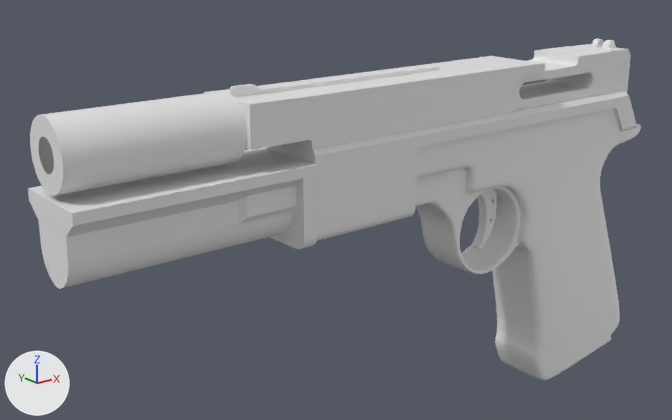
The Blender file ppn8/ppn8.blend: old version first, new version second.
The view is the same before and after, from a 50 mm camera at (-2.17, -2.45, 1.97) aimed at (-0.05, 0.2, 0.91). Arrows for +X, +Y and +Z are at lower left; the lights stay in place.

Names of what the first picture shows: 'death_toggle', 'frame_lower', 'frame_upper', 'grip', 'noise_cancellation', 'suppression_barrel', 'trigger_guard'.
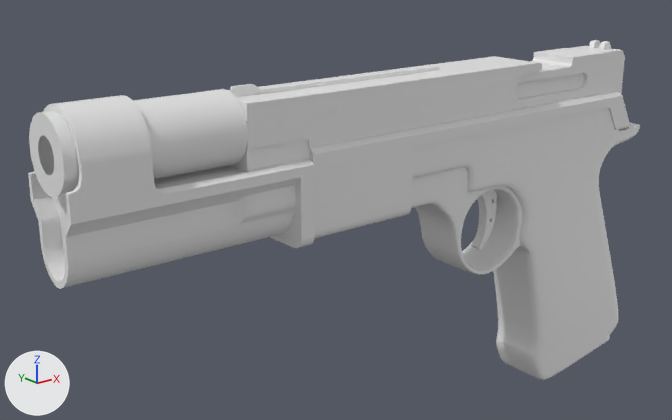
The change, as a diff of the scene's bpy script:
```diff
--- a/ppn8/ppn8.blend.py
+++ b/ppn8/ppn8.blend.py
@@ me_cube_004 @@
 # used by ob_noise_cancellation; location = (-1.093, 0.0, 1.097); scale = (0.182, 0.234, 0.182)
-me_cube_004.from_pydata(...)  # 77 vertices, 67 faces, 1 loose edge; spans x -0.78..3.76, y -0.66..0.0, z -0.93..0.64
+me_cube_004.from_pydata(...)  # 217 vertices, 193 faces, 2 loose edges; spans x -0.78..3.96, y -0.6..0.0, z -0.93..2.12
+# me_cube_004 part 1: 37 vertices moved from x 2.41..3.76, y -0.66..-0.49, z -0.93..0.64 to x 2.41..3.96, y -0.6..0.0, z -0.93..1.53; 16 vertices removed from x -0.78..3.76, y -0.66..0.0, z -0.24..0.64; 156 vertices added at x -0.78..3.96, y -0.6..0.0, z -0.82..2.12
@@ me_cube_006 @@
+me_cube_006.from_pydata([(-1.0, -1.0, 0.56), (-1.0, -1.0, 0.98), (1.0, -1.0, 0.56), (1.0, -1.0, 0.98), (-1.0, 0.0, 0.56), (-1.0, 0.0, 0.98), (1.0, 0.0, 0.56), (1.0, 0.0, 0.98)], [], [(6, 7, 3, 2), (2, 3, 1, 0), (4, 6, 2, 0), (7, 5, 1, 3), (0, 1, 5, 4)])
@@ ob_grip @@
 ob_grip.location = (1.092, 0.0, 0.29)
-ob_grip.scale = (0.228, 0.128, 0.228)
+ob_grip.scale = (0.228, 0.121, 0.228)
 _m = ob_grip.modifiers.new('Mirror', 'MIRROR')
@@ ob_trigger_guard @@
 ob_trigger_guard.location = (0.22, 0.0, 0.747)
-ob_trigger_guard.scale = (0.348, 0.0954, 0.348)
+ob_trigger_guard.scale = (0.348, 0.102, 0.348)
 _m = ob_trigger_guard.modifiers.new('Mirror', 'MIRROR')
@@ ob_frame_lower @@
 ob_frame_lower.location = (-0.173, 0.0, 1.216)
-ob_frame_lower.scale = (0.29, 0.234, 0.29)
+ob_frame_lower.scale = (0.286, 0.208, 0.286)
 _m = ob_frame_lower.modifiers.new('Mirror', 'MIRROR')
@@ ob_frame_upper @@
 ob_frame_upper.location = (-0.173, 0.0, 1.216)
-ob_frame_upper.scale = (0.29, 0.101, 0.29)
+ob_frame_upper.scale = (0.29, 0.089, 0.29)
 _m = ob_frame_upper.modifiers.new('Mirror', 'MIRROR')
@@ ob_suppression_barrel @@
 ob_suppression_barrel.rotation_euler = (0.0, 1.571, 0.0)  # degrees (0, 90, 0)
-ob_suppression_barrel.scale = (1.26, 1.26, 1.02)
+ob_suppression_barrel.scale = (1.32, 1.32, 1.02)
 _m = ob_suppression_barrel.modifiers.new('Mirror', 'MIRROR')
@@ ob_breach_block @@
+ob_breach_block = bpy.data.objects.new('breach_block', me_cube_006)
+ob_breach_block.location = (0.787, 0.0, 1.058)
+ob_breach_block.scale = (0.344, 0.0851, 0.344)
+_m = ob_breach_block.modifiers.new('Mirror', 'MIRROR')
+_m.use_axis = (False, True, False)
+_m.use_clip = True
```

Boxes (x1, y1, x2, y2) around the edits, measured in the pictures (672 x 420 px):
'noise_cancellation', reshaped (37% taller): before (28, 148, 317, 289); after (28, 95, 315, 289)
'grip', rescaled: before (416, 108, 641, 380); after (412, 108, 640, 380)
'frame_lower', rescaled: before (266, 39, 637, 241); after (309, 40, 630, 238)
'frame_upper', rescaled (8% narrower): before (204, 56, 545, 150); after (228, 56, 542, 149)
'suppression_barrel', rescaled: before (30, 91, 247, 196); after (29, 89, 248, 198)
'trigger_guard', rescaled: before (415, 168, 521, 274); after (411, 167, 522, 275)
'breach_block', added: after (515, 62, 584, 99)
